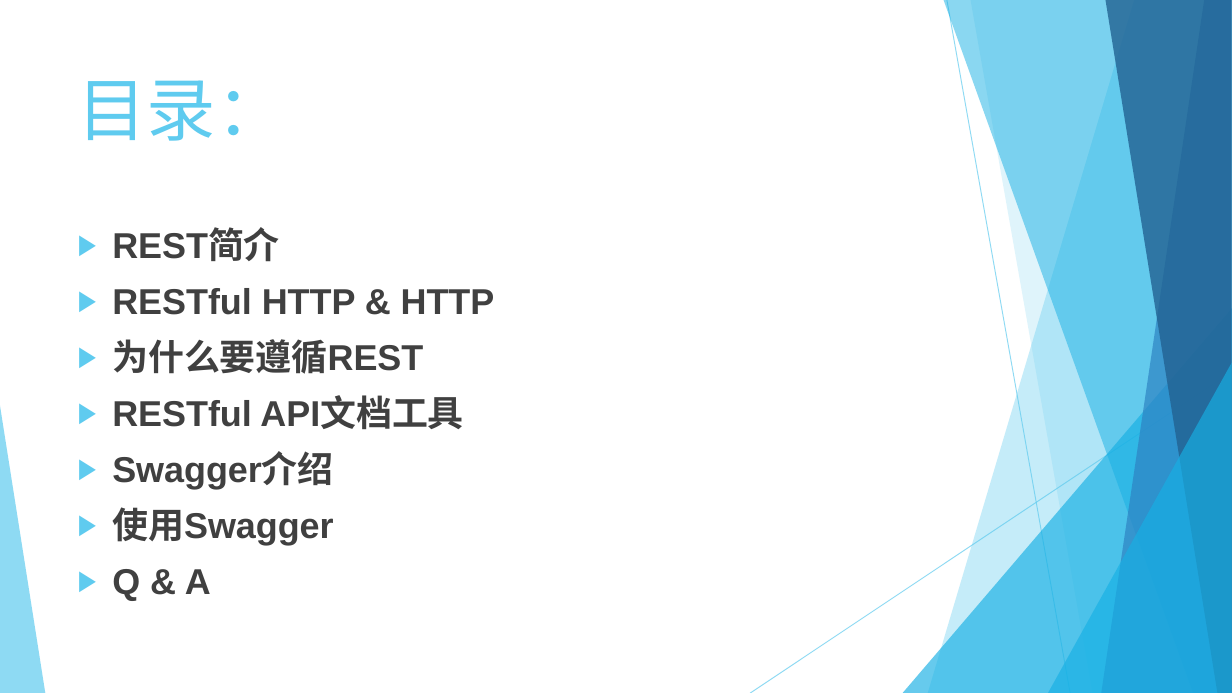
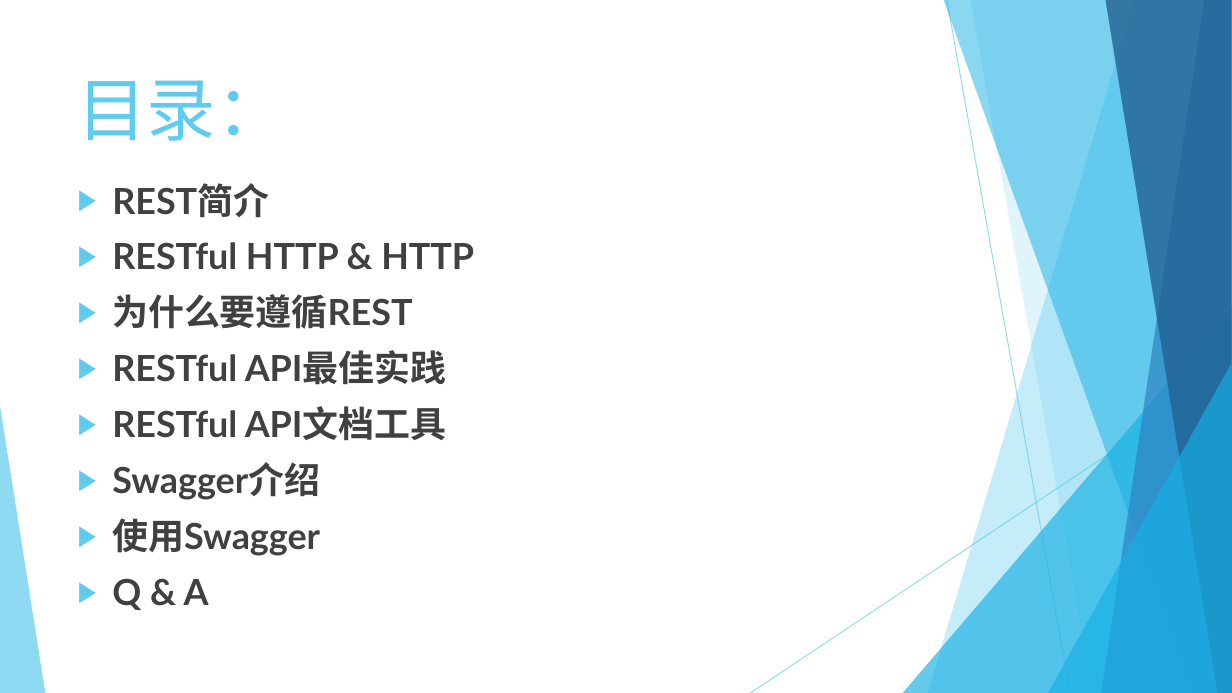
Before and after one commit to Crab2died/micro-boot, a slide deck: slide 2 of rest-api/RESTful.pptx. Drawn at 1232x693 pixels with LibreOffice and Linux fonts; fonts in the diff are those of the drawing. Boxes give left, top, right and bottom in pixels: in the first picture for what was removed or moved away, otherwise in the second. Text is boxed around its words. In the diff, an @@ line names an element or a change of style, - is before the commit and + after.

Commit message:
restful ppt

```diff
--- a/rest-api/RESTful.pptx
+++ b/rest-api/RESTful.pptx
@@ text "REST简介": place and size @@
-text "REST简介" at [112,230,495,601]
+text "REST简介" at [112,183,474,610]
@@ text at [112,183,474,610]: font Arial to Lato in "REST简介", "RESTful HTTP & HTTP", "为什么要遵循REST", "RESTful API文档工具" and 3 more places @@
@@ text at [112,350,446,384]: paragraph added @@
+▶ RESTful API最佳实践
```
Also in this commit, not shown: 12 other slides changed, 6 slides added.
